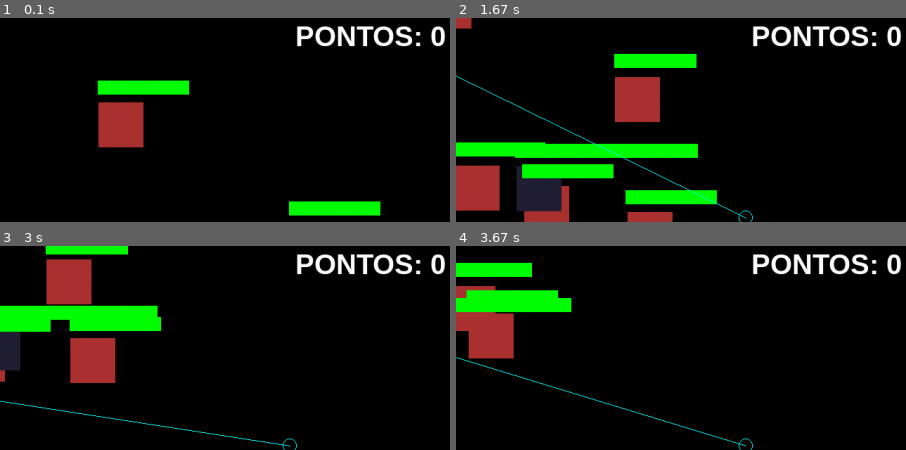
Above: before the commit, frames 1-4 (two rows, left to right).
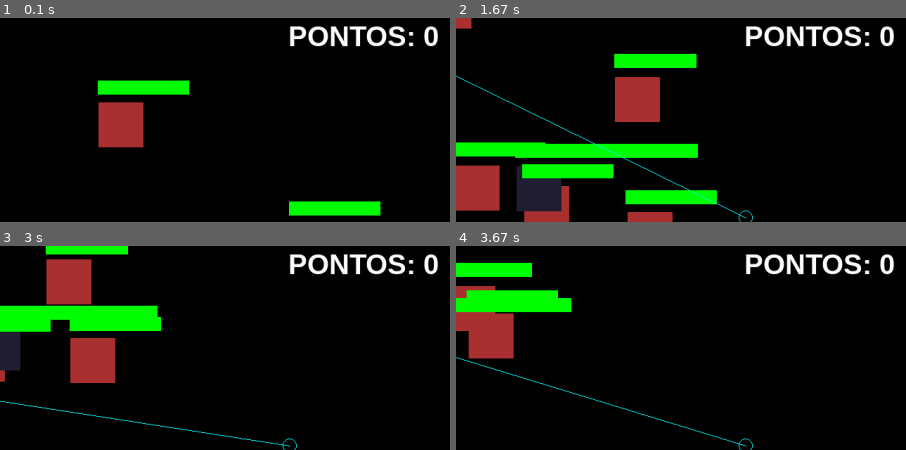
Above: after the commit, the same moments.

Repository: nicollasprado/wavesGame-pygame
Game: pygame game, started from jogo/main.py
Same seed, same stepped clock (60 frames per second), same inputs: the game is played once before the commit and once after it.
Inputs (mouse positions are % of the whole screen's width and height, from its top left):
- Up to frame 1 (0.1 s): no input
- Up to frame 2 (1.67 s): click (82, 57) at 0.38 s; hold D 0.67-1.13 s; hold W 1.17-1.47 s; hold D from 1.5 s (still down)
- Up to frame 3 (3 s): release D at 1.97 s; hold A 2-2.53 s; hold S 2.57-2.87 s; hold A from 2.9 s (still down)
- Up to frame 4 (3.67 s): release A at 3.3 s; hold W from 3.33 s (still down)
The pictures show only the part of the screen within x 50-100%, y 8-58%; the shares and areas given below are measured in that part.

The runs differ from the first frame. In frame 1, 2.5% of the frame differs, in the area x 64-99%, y 3-15%; in frame 2, 2.5%; in frame 3, 2.5%; in frame 4, 2.5%.

Commit message:
Atualização rapida nos endereços dos sprites

Diff:
--- a/jogo/angryBlock.py
+++ b/jogo/angryBlock.py
@@ -4,9 +4,9 @@
     def __init__(self):
         pygame.sprite.Sprite.__init__(self)
         self.sprites = []
-        self.sprites.append(pygame.image.load('sprites/inimigo.png'))
-        self.sprites.append(pygame.image.load('sprites/angryBlock-damaged1.png'))
-        self.sprites.append(pygame.image.load('sprites/angryBlock-damaged2.png'))
+        self.sprites.append(pygame.image.load('jogo/sprites/inimigo.png'))
+        self.sprites.append(pygame.image.load('jogo/sprites/angryBlock-damaged1.png'))
+        self.sprites.append(pygame.image.load('jogo/sprites/angryBlock-damaged2.png'))
         self.actual = 0
         self.image = self.sprites[int(self.actual)]
         self.image = pygame.transform.scale(self.image, (32*2, 32*2))
--- a/jogo/main.py
+++ b/jogo/main.py
@@ -1,4 +1,4 @@
-import pygame, angryBlock, playerC, mainAttack, firstRoomConfigs, createEnemiesLifesBars, constants
+import pygame, playerC, mainAttack, firstRoomConfigs, createEnemiesLifesBars, constants
 
 pygame.init()
 
@@ -72,7 +72,7 @@
     createAim(cursor[0], cursor[1])
 
     screen.blit(lifeUI_formatted, (1090, 0))
-    screen.blit(pointsUI_formatted, (1060, 50))
+    screen.blit(pointsUI_formatted, (1050, 50))
     pygame.display.flip()
 
 
--- a/jogo/mainAttack.py
+++ b/jogo/mainAttack.py
@@ -4,11 +4,11 @@
     def __init__(self):
         pygame.sprite.Sprite.__init__(self)
         self.sprites = []
-        self.sprites.append(pygame.image.load('sprites/beam5.png'))
-        self.sprites.append(pygame.image.load('sprites/beam4.png'))
-        self.sprites.append(pygame.image.load('sprites/beam3.png'))
-        self.sprites.append(pygame.image.load('sprites/beam2.png'))
-        self.sprites.append(pygame.image.load('sprites/beam1.png'))
+        self.sprites.append(pygame.image.load('jogo/sprites/beam5.png'))
+        self.sprites.append(pygame.image.load('jogo/sprites/beam4.png'))
+        self.sprites.append(pygame.image.load('jogo/sprites/beam3.png'))
+        self.sprites.append(pygame.image.load('jogo/sprites/beam2.png'))
+        self.sprites.append(pygame.image.load('jogo/sprites/beam1.png'))
         self.actual = 0
         self.image = self.sprites[int(self.actual)]
         #self.image = pygame.transform.scale(self.image)
--- a/jogo/playerC.py
+++ b/jogo/playerC.py
@@ -5,10 +5,10 @@
     def __init__(self):
         pygame.sprite.Sprite.__init__(self)
         self.sprites = []
-        self.sprites.append(pygame.image.load('sprites/player.png'))
-        self.sprites.append(pygame.image.load('sprites/player-idle.png'))
-        self.sprites.append(pygame.image.load('sprites/player-attack.png'))
-        self.sprites.append(pygame.image.load('sprites/player-whenDamaged.png'))
+        self.sprites.append(pygame.image.load('jogo/sprites/player.png'))
+        self.sprites.append(pygame.image.load('jogo/sprites/player-idle.png'))
+        self.sprites.append(pygame.image.load('jogo/sprites/player-attack.png'))
+        self.sprites.append(pygame.image.load('jogo/sprites/player-whenDamaged.png'))
         self.actual = 0
         self.image = self.sprites[int(self.actual)]
         self.image = pygame.transform.scale(self.image, (32*2, 32*2))
--- a/jogo/tankBlocks.py
+++ b/jogo/tankBlocks.py
@@ -4,7 +4,7 @@
     def __init__(self):
         pygame.sprite.Sprite.__init__(self)
         self.sprites = []
-        self.sprites.append(pygame.image.load('sprites/tank.png'))
+        self.sprites.append(pygame.image.load('jogo/sprites/tank.png'))
         self.actual = 0
         self.image = self.sprites[int(self.actual)]
         self.image = pygame.transform.scale(self.image, (32*2, 32*2))
